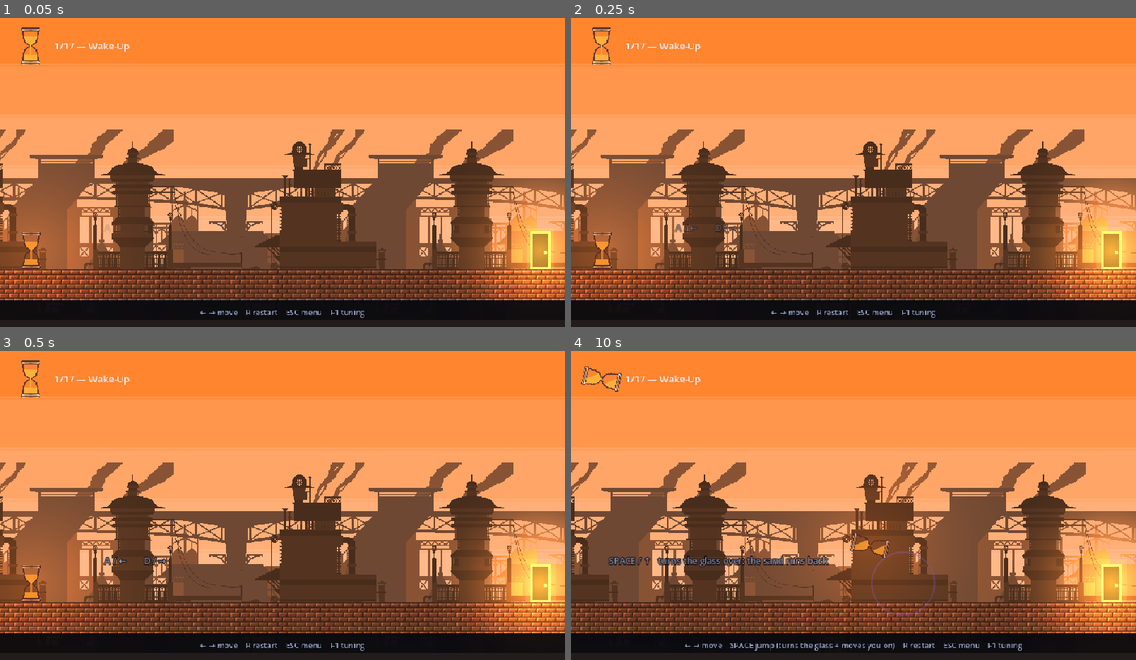
Above: before the commit, frames 1-4 (two rows, left to right).
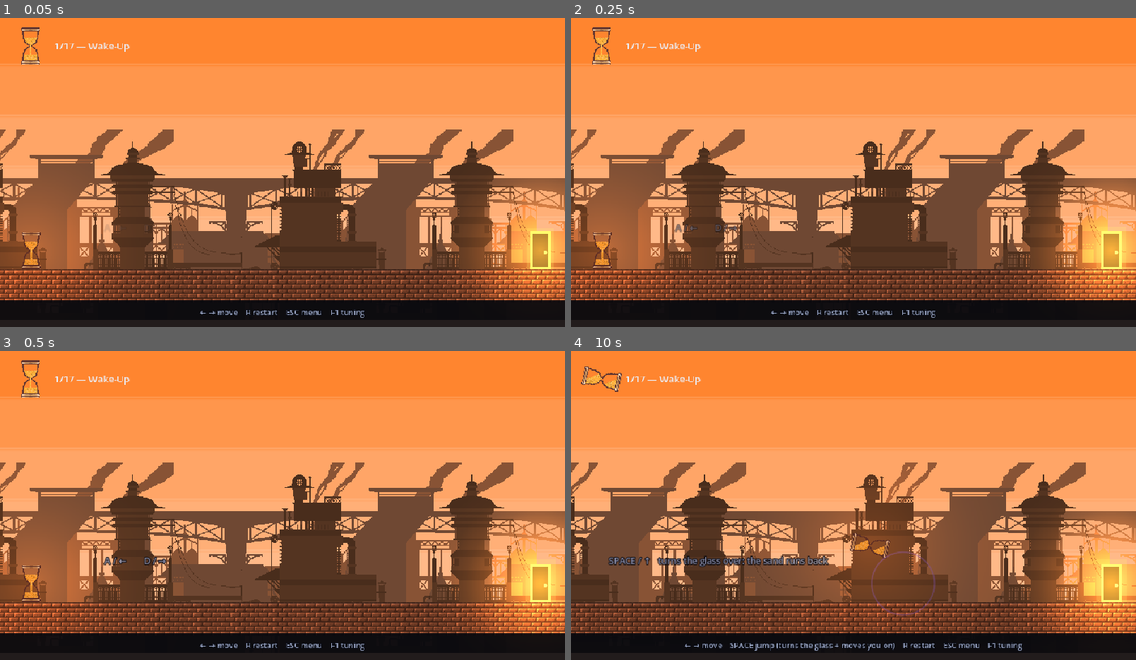
Above: after the commit, the same moments.

Repository: Athryell/GMTK-Game-Jam-2026
Game: Godot game, scene res://scenes/main.tscn
Same seed, same stepped clock (60 frames per second), same inputs: the game is played once before the commit and once after it. Sound files missing from this copy of the repository are replaced by a short silence.
Inputs:
- Up to frame 1 (0.05 s): no input
- Up to frame 2 (0.25 s): no input
- Up to frame 3 (0.5 s): no input
- Up to frame 4 (10 s): tap Enter at 0.5 s; hold Right (move_right) 0.53-2.03 s; tap Space (jump) at 0.77, 1.52, 3.02, 3.77, 4.52, 6.02, 6.77, 7.52, 9.02, 9.77 s; hold Left (move_left) 2.03-2.78 s; hold Right (move_right) 2.78-4.28 s; hold Left (move_left) 4.28-5.03 s; hold Right (move_right) 5.03-5.78 s; hold Left (move_left) 5.78-7.28 s; hold Right (move_right) 7.28-9.53 s; hold Left (move_left) from 9.53 s (still down)

The runs differ from the first frame. In frame 1, less than 0.1% of the frame differs, in the area x 4-7%, y 5-80%; in frame 2, less than 0.1%; in frame 3, less than 0.1%; in frame 4, less than 0.1%.

Commit message:
Rasterise the sand a whole pixel at a time
The pile and the falling thread were filled as smooth polygons: a diagonal
surface came out with an antialiased edge and a sub-pixel slide, next to a
glass whose every pixel is a world pixel. fill_grains walks the same polygon
on a one-world-px grid and keeps the cells whose centre is inside it, so the
surface now steps and slides in whole pixels like the art it sits in.

The speckle is hashed from the grid cell, not from the pile, so a draining
bulb uncovers a texture that was already there rather than one that boils.
All the movement you read is the surface, which is the only thing moving.

HourglassShape.fill stays: spikes are not pixel art.

Co-Authored-By: Claude Opus 5 <noreply@anthropic.com>

Diff:
--- a/hourglass_hero_godot/scripts/hourglass_shape.gd
+++ b/hourglass_hero_godot/scripts/hourglass_shape.gd
@@ -28,6 +28,28 @@
 ## simple polygon, which `draw_colored_polygon` triangulates into a mess right at
 ## the neck, where the eye is.
 const WEDGE_FILL := 0.8
+
+## The sand's grain: how far the two speckle tones sit either side of the sand
+## colour, and how many cells in [constant GRAIN_BUCKETS] wear each.
+##
+## Three tones is the whole palette — a body, something catching the light and
+## something in shadow. A fourth reads as noise at one world px a grain rather
+## than as sand, and the tones are deliberately close: they are texture, and the
+## moment they carry real contrast the eye starts reading them as sand MOVING,
+## which is the surface's job and not theirs.
+const GRAIN_LIGHT := 0.22
+const GRAIN_DARK := 0.18
+const GRAIN_BUCKETS := 16
+const GRAIN_LIT_CELLS := 3
+## Cumulative, not a second count: buckets 3 to 5 are the shaded ones, so a
+## little under a quarter of the pile is speckled at all.
+const GRAIN_SHADE_CELLS := 6
+
+## What [method _tone] answers with. `TONE_BODY` draws nothing of its own — the
+## row's base rect is already that colour underneath.
+const TONE_BODY := -1
+const TONE_LIT := 0
+const TONE_SHADE := 1
 
 
 ## How far a chamber reaches from the neck, and how wide it is at the far end,
@@ -127,7 +149,7 @@
 	for i in count:
 		var poly := chamber(size, count, i)
 		if fills[i] > 0.001:
-			fill(canvas, pile(poly, down, fills[i] * capacity, invert), sand)
+			fill_grains(canvas, pile(poly, down, fills[i] * capacity, invert), sand)
 
 	_trickle(canvas, size, count, fills, sand, down, line_width, invert)
 
@@ -183,8 +205,8 @@
 				continue
 			# One thread per (draining chamber -> target) pair.
 			var seg := trickle_segment(size, count, i, j, down, invert)
-			canvas.draw_line(seg[0], seg[1],
-				Color(sand, sand.a * pouring), line_width * 0.8, true)
+			fill_grains(canvas, thread_quad(seg[0], seg[1], line_width * 0.8),
+				Color(sand, sand.a * pouring))
 
 
 ## The thread of sand in flight from chamber `index` into chamber `target`, as
@@ -318,6 +340,9 @@
 ## A filled polygon with a smooth edge. `draw_colored_polygon` has no AA flag and
 ## MSAA does not reach it under Compatibility, so the edge is restroked. Public:
 ## used by anything in the game that draws a diagonal.
+##
+## Not what the sand uses any more — see [method fill_grains]. Still the right
+## answer for a shape that is not pixel art, like a spike.
 static func fill(canvas: CanvasItem, poly: PackedVector2Array, colour: Color) -> void:
 	if poly.size() < 3:
 		return
@@ -325,6 +350,94 @@
 	canvas.draw_polyline(_closed(poly), colour, 1.0, true)
 
 
+## The same polygon, laid down on the pixel grid instead of filled smoothly.
+##
+## Nothing about the sand's MOVEMENT changes here. `poly` is whatever [method
+## pile] produced — the surfaces still sit square to gravity, still find their
+## level by area, still climb through a turn. All that changes is how the result
+## is put on screen: a cell is sand when its CENTRE lies inside `poly`, so the
+## surface comes out stepped in whole pixels the size of the painted ones, and
+## slides down in whole pixels as the bulb drains.
+##
+## `cell` is a world px, which is an art px everywhere in this game. Left as a
+## number rather than read off anything, because a glass drawn at some other
+## scale still wants grains the size of the brick's pixels, not of its own.
+static func fill_grains(canvas: CanvasItem, poly: PackedVector2Array, colour: Color,
+		cell := 1.0) -> void:
+	if poly.size() < 3 or cell <= 0.0:
+		return
+	var top := INF
+	var bottom := -INF
+	for v in poly:
+		top = minf(top, v.y)
+		bottom = maxf(bottom, v.y)
+	var lit := colour.lightened(GRAIN_LIGHT)
+	var shade := colour.darkened(GRAIN_DARK)
+	var n := poly.size()
+	for row in range(floori(top / cell), floori(bottom / cell) + 1):
+		var y := (row + 0.5) * cell
+		# Where the row's centre line crosses the outline. The pile is convex in
+		# practice, so the extreme crossings bound the run — taking the min and max
+		# rather than pairing crossings up leaves a concave one filled solid, which
+		# is the failure that is worth having: a stripe of bare glass across the
+		# sand would read as a bug, a slightly over-full row does not.
+		var left := INF
+		var right := -INF
+		for i in n:
+			var a := poly[i]
+			var b := poly[(i + 1) % n]
+			if (a.y <= y) == (b.y <= y):
+				continue
+			left = minf(left, a.x + (b.x - a.x) * (y - a.y) / (b.y - a.y))
+			right = maxf(right, a.x + (b.x - a.x) * (y - a.y) / (b.y - a.y))
+		if left > right:
+			continue
+		var first := ceili(left / cell - 0.5)
+		var last := floori(right / cell - 0.5)
+		if last < first:
+			continue
+		canvas.draw_rect(Rect2(first * cell, row * cell,
+			(last - first + 1) * cell, cell), colour)
+		# Then the speckle over it, merged into runs: neighbouring cells wearing one
+		# tone go down as a single rect. At this density that is most of them, and
+		# it is the difference between a few rects a row and one per grain.
+		var start := first
+		var tone := _tone(first, row)
+		for i in range(first + 1, last + 2):
+			var next := _tone(i, row) if i <= last else TONE_BODY
+			if next == tone:
+				continue
+			if tone != TONE_BODY:
+				canvas.draw_rect(Rect2(start * cell, row * cell, (i - start) * cell, cell),
+					lit if tone == TONE_LIT else shade)
+			start = i
+			tone = next
+
+
+## A segment as a rectangle, so a thread of falling sand can go through [method
+## fill_grains] and land on the same grid as the piles it runs between. Drawn as
+## a line it stayed smooth while everything around it went blocky, which showed.
+static func thread_quad(a: Vector2, b: Vector2, width: float) -> PackedVector2Array:
+	var across := (b - a).orthogonal().normalized() * (width * 0.5)
+	return PackedVector2Array([a - across, b - across, b + across, a + across])
+
+
+## Which tone a grain wears.
+##
+## Hashed from the cell's place on the GRID, not from the sand sitting in it.
+## That pins the speckle to the glass rather than to the pile, so a draining bulb
+## uncovers a texture that was already there instead of one that boils as it
+## goes. Every bit of movement the eye picks up then comes from the surface —
+## which is the only thing that is actually moving.
+static func _tone(i: int, row: int) -> int:
+	var h := (i * 73856093) ^ (row * 19349663)
+	h = (h ^ (h >> 13)) * 1274126177
+	var bucket: int = absi(h ^ (h >> 16)) % GRAIN_BUCKETS
+	if bucket < GRAIN_LIT_CELLS:
+		return TONE_LIT
+	return TONE_SHADE if bucket < GRAIN_SHADE_CELLS else TONE_BODY
+
+
 static func _outline(canvas: CanvasItem, poly: PackedVector2Array, width: float) -> void:
 	canvas.draw_polyline(_closed(poly), Palette.GLASS, width, true)
 
--- a/hourglass_hero_godot/scripts/hourglass_sprite.gd
+++ b/hourglass_hero_godot/scripts/hourglass_sprite.gd
@@ -74,7 +74,7 @@
 	var capacity := BULB_AREA * (size.x / TRIM.size.x) * (size.y / TRIM.size.y)
 	for i in 2:
 		if fills[i] > 0.001:
-			HourglassShape.fill(canvas,
+			HourglassShape.fill_grains(canvas,
 				HourglassShape.pile(bulb(size, i), down, fills[i] * capacity, invert), sand)
 
 	# The neck the art paints sits within a pixel of the one the drawn glass
@@ -92,7 +92,8 @@
 	# land in, and the glass is only over for a moment.
 	if not turning and (fills[0] > 0.001 or invert >= 0.5):
 		var seg := HourglassShape.trickle_segment(size, 2, 0, 1, down, invert)
-		canvas.draw_line(seg[0], seg[1], sand, maxf(size.x * 0.055, 1.0), true)
+		HourglassShape.fill_grains(canvas, HourglassShape.thread_quad(
+			seg[0], seg[1], maxf(size.x * 0.055, 1.0)), sand)
 
 	canvas.draw_texture_rect_region(TEXTURE,
 		Rect2(-size * 0.5, size), TRIM)
